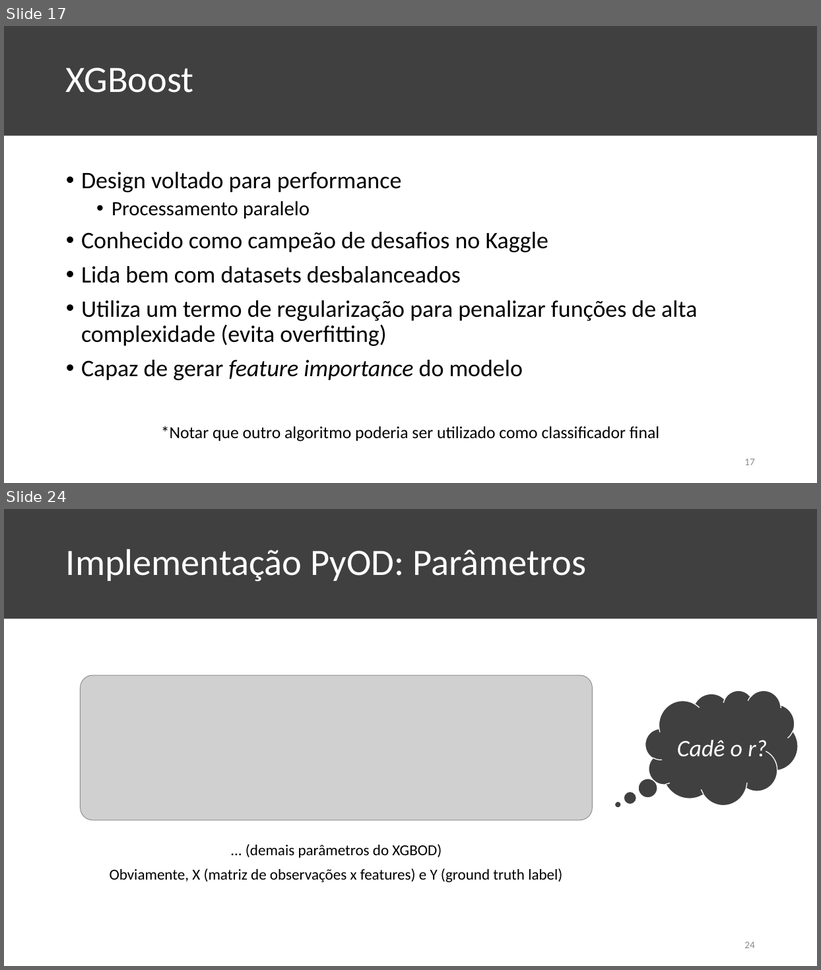
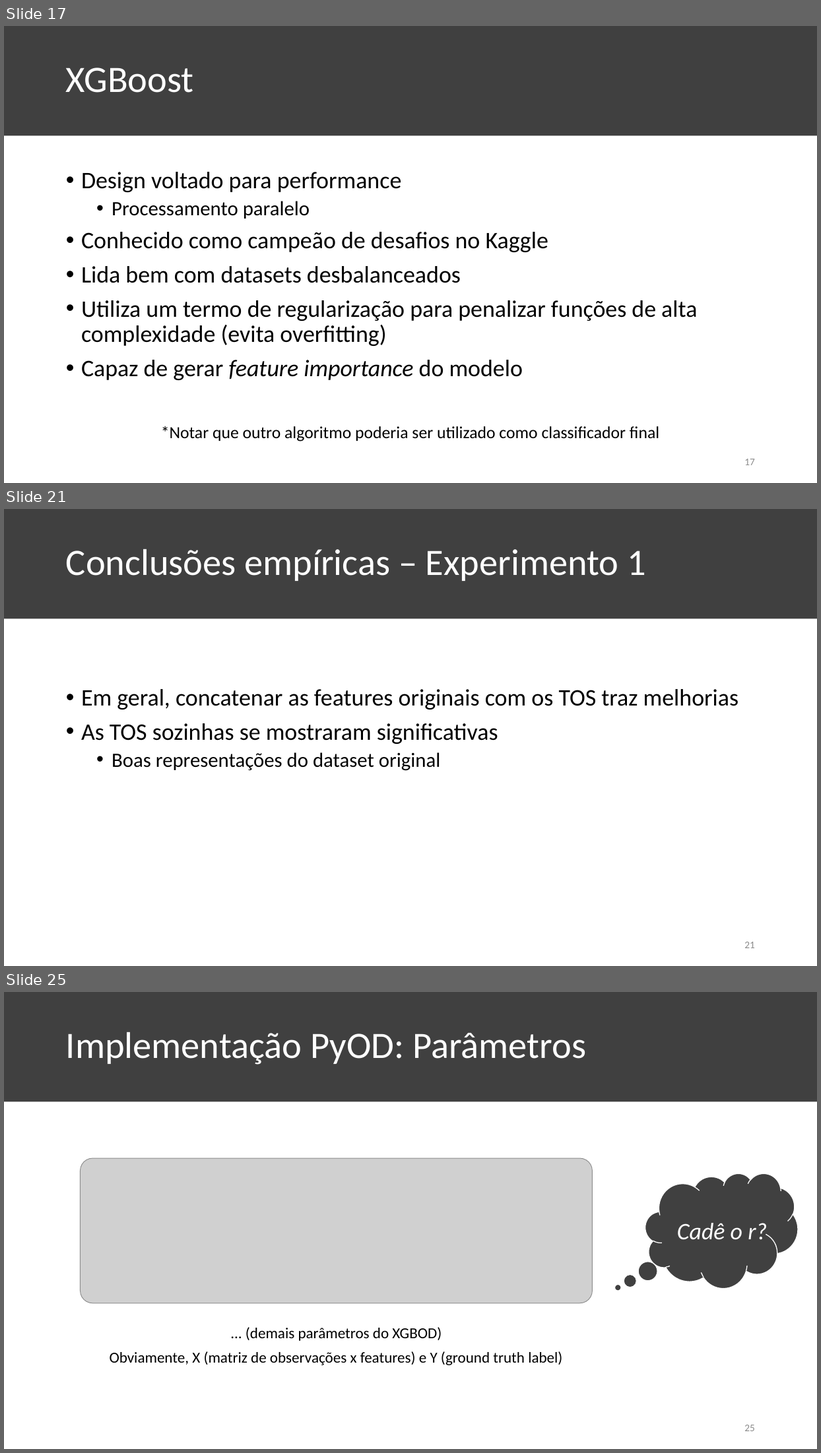
Before and after one commit to KaioAlex/DigitalSecurity, a slide deck: XGBOD-Seminar/XGBOD Seminar.pptx. Shown one above the other, each under a label of ours: slides 17 and 24 before the commit, slides 17, 21 and 25 after it; the slides between them are not shown. The pictures are 821x970 and 821x1453 pixels, drawn with LibreOffice and Linux fonts; fonts in the diff are those of the drawing; grey boxes stand for pictures. Boxes give left, top, right and bottom in pixels: in the first picture for what was removed or moved away, otherwise in the second. Text is boxed around its words. In the diff, an @@ line names an element or a change of style, - is before the commit and + after.

```diff
--- a/XGBOD-Seminar/XGBOD Seminar.pptx
+++ b/XGBOD-Seminar/XGBOD Seminar.pptx
@@ slide 21 added at (x1=4, y1=509, x2=817, y2=966), background #FFFFFF; not listed: 1 template element that a slide beside it also shows @@
@@ title added at (x1=66, y1=549, x2=646, y2=581), 44 pt, text #FFFFFF @@
+Conclusões empíricas – Experimento 1
@@ text added at (x1=81, y1=689, x2=739, y2=771), 28 pt, text #000000 @@
+• Em geral, concatenar as features originais com os TOS traz melhorias
+• As TOS sozinhas se mostraram significativas
+  • Boas representações do dataset original
@@ page number added at (x1=745, y1=942, x2=755, y2=949), 12 pt, text #8C8C8C @@
+21
@@ what was slide 24 is now slide 25 @@
@@ page number at (x1=745, y1=1425, x2=755, y2=1432): text changed @@
-24
+25
```
Also in this commit, not shown: 10 slides changed, 1 slide removed.
